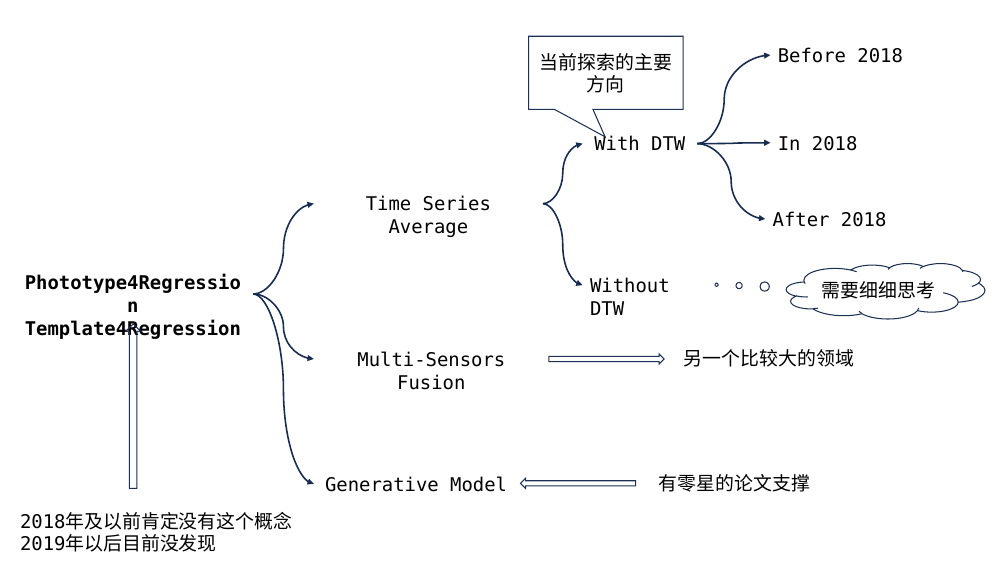
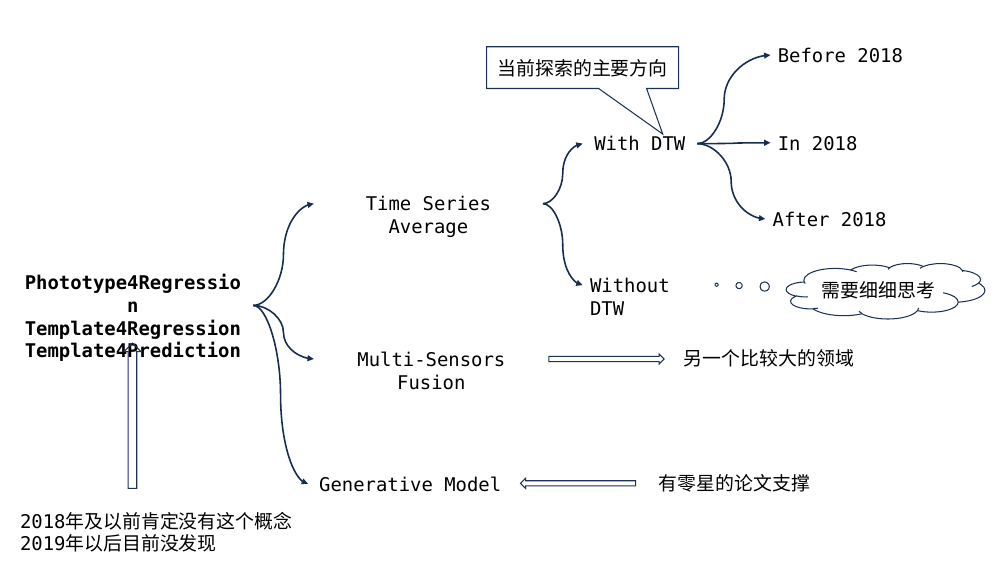
Before and after one commit to A-Big-Tortoise/Presentation, a slide deck: slide 3 of Presentation_1120_JiayuChen.pptx (slide 6 before the commit). Drawn at 1008x567 pixels with LibreOffice and Linux fonts; fonts in the diff are those of the drawing. Boxes give left, top, right and bottom in pixels: in the first picture for what was removed or moved away, otherwise in the second. Text is boxed around its words. In the diff, an @@ line names an element or a change of style, - is before the commit and + after.

```diff
--- a/Presentation_1120_JiayuChen.pptx
+++ b/Presentation_1120_JiayuChen.pptx
@@ speech box "当前探索的主要方向": place and size @@
-speech box "当前探索的主要方向" at (529,36,683,110)
+speech box "当前探索的主要方向" at (487,47,679,88)
@@ speech box "当前探索的主要方向" at (487,47,679,88): proportions changed @@
@@ curved arrow moved from (253, 294) - (314, 203) to (253, 306) - (314, 203) @@
@@ curved arrow moved from (253, 294) - (314, 484) to (253, 306) - (308, 484) @@
@@ curved arrow moved from (253, 294) - (314, 359) to (253, 306) - (314, 359) @@
@@ text at (25,342,241,362): paragraph added @@
+Template4Prediction
@@ right arrow: place and size @@
-right arrow at (126,324,141,488)
+right arrow at (124,344,141,489)
@@ text "Generative Model": place and size @@
-text "Generative Model" at (325,476,507,492)
+text "Generative Model" at (319,476,501,492)
```
Also in this commit, not shown: 1 other slide changed, 7 slides added, 2 slides removed.
